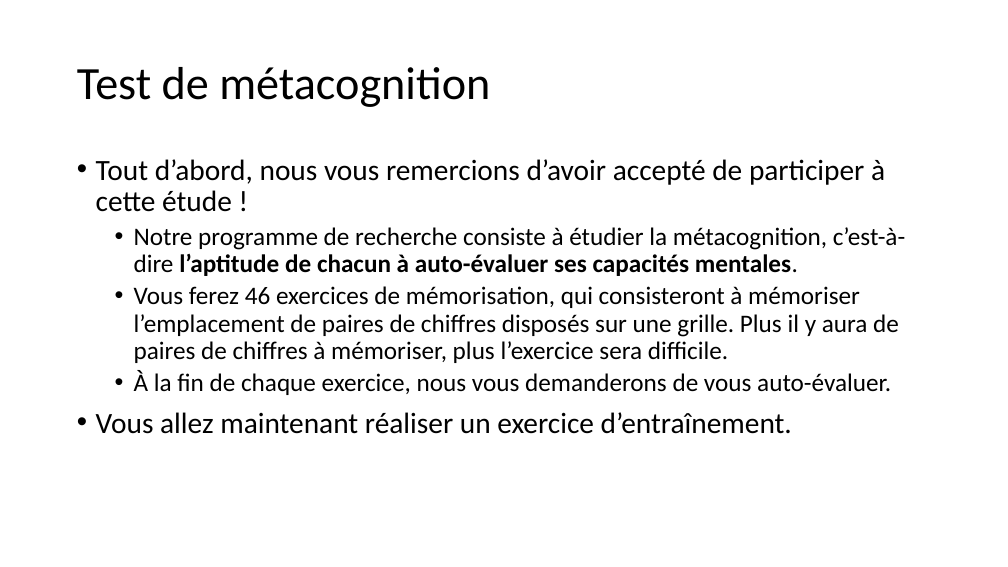
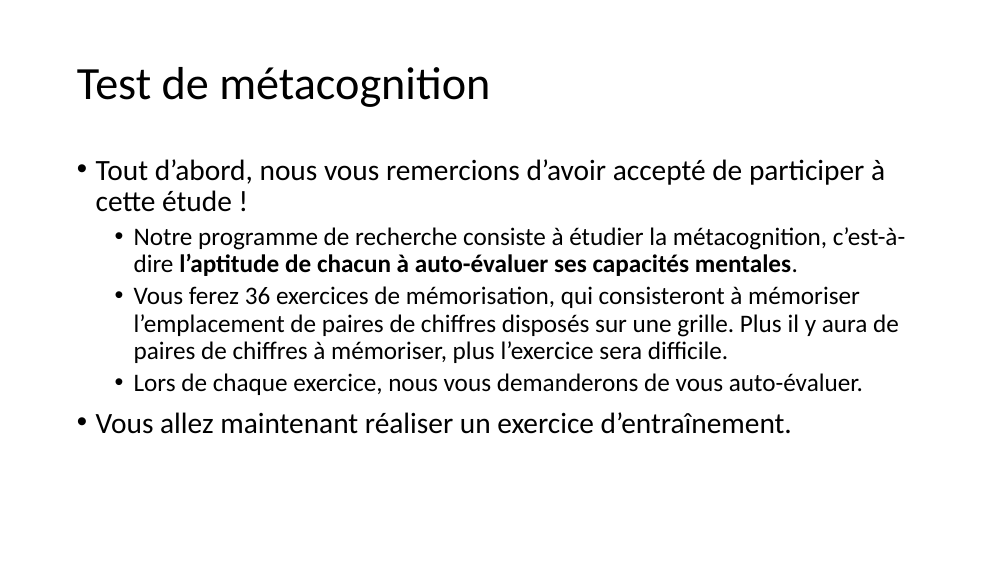
Before and after one commit to MBB-team/Online_Testing, a slide deck: slide 2 of src/SE2Template/Stimuli/Instructions_Rewarded.pptx. Drawn at 1008x567 pixels with LibreOffice and Linux fonts; fonts in the diff are those of the drawing. Boxes give left, top, right and bottom in pixels: in the first picture for what was removed or moved away, otherwise in the second. Text is boxed around its words. In the diff, an @@ line names an element or a change of style, - is before the commit and + after.

```diff
--- a/src/SE2Template/Stimuli/Instructions_Rewarded.pptx
+++ b/src/SE2Template/Stimuli/Instructions_Rewarded.pptx
@@ text at (134, 286, 899, 395): text changed @@
-  • Vous ferez 46 exercices de mémorisation, qui consisteront à mémoriser l’emplacement de paires de chiffres disposés sur une grille. Plus il y aura de paires de chiffres à mémoriser, plus l’exercice sera difficile.
-  • À la fin de chaque exercice, nous vous demanderons de vous auto-évaluer.
+  • Vous ferez 36 exercices de mémorisation, qui consisteront à mémoriser l’emplacement de paires de chiffres disposés sur une grille. Plus il y aura de paires de chiffres à mémoriser, plus l’exercice sera difficile.
+  • Lors de chaque exercice, nous vous demanderons de vous auto-évaluer.
```
Also in this commit, not shown: 4 other slides changed, 36 other files.
